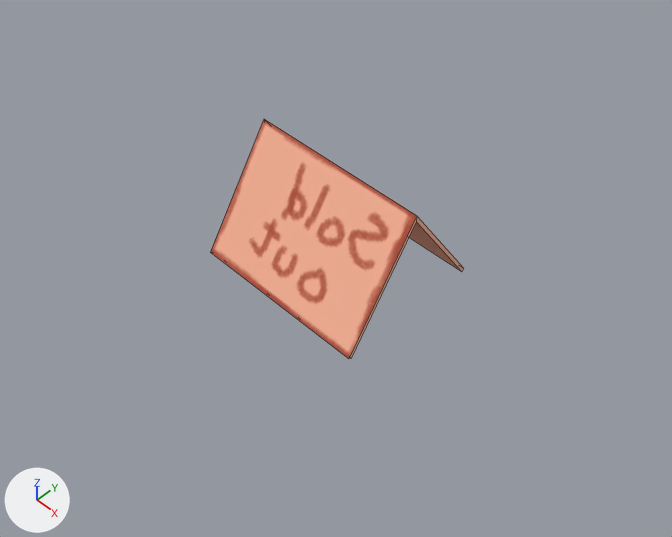
A saved change to the Blender file models/items/items.blend.
One viewpoint serves both versions: a 50 mm lens placed at (1.15, -1.15, 1.612), pointed at (0.062, -0.062, 0.06). Lighting does not change. The marker at lower left points along +X, +Y and +Z. Mesh edges are drawn as thin lines.

Before the edit, the objects in view are built like this:
```python
me_cube_007 = bpy.data.meshes.new('Cube.007')
me_cube_007.from_pydata(...)  # 8 vertices, 5 faces; spans x -0.24..0.24, y 0.0..0.2, z -0.006..0.3
me_cube_007.materials.append(mat_sold_out)  # picture img_sold_out
ob_cube_002 = bpy.data.objects.new('Cube.002', me_cube_007)
ob_cube_002.location = (0.0, 0.0, 0.0)
_m = ob_cube_002.modifiers.new('Mirror', 'MIRROR')
_m.use_axis = (False, True, False)
```
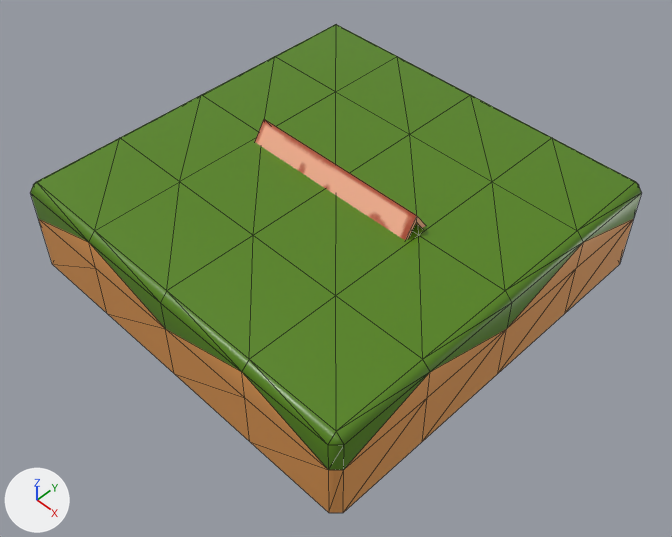
Changed parts and their boxes (x1, y1, x2, y2) in the pictures (672 x 537 px):
'shop_display', added (green)
    after: (30, 24, 642, 513)
    faces in mat_shopdisplay_top (green #558413): (30, 24, 642, 470)
    faces in mat_shopdisplay_bottom (orange #e79e54): (39, 219, 633, 513)
'Cube.002', unchanged, covered by the edit
    before: (211, 119, 464, 359)
    after: (255, 119, 426, 240)

The change, as a list of edits to the scene's bpy script:
```text
Add mat_shopdisplay_top:
    mat_shopdisplay_top = principled_material('shopdisplay_top')
    mat_shopdisplay_top.base_color = (0.0898, 0.23, 0.00668)  # green #558413
    mat_shopdisplay_top.roughness = 0.36
Add mat_shopdisplay_bottom:
    mat_shopdisplay_bottom = principled_material('shopdisplay_bottom')
    mat_shopdisplay_bottom.base_color = (0.8, 0.341, 0.0889)  # orange #e79e54
Add me_cube_008:
    me_cube_008.from_pydata(...)  # 57 vertices, 64 faces; spans x -0.5..0.5, y -0.5..0.5, z 0.0..0.25
    me_cube_008.polygons.foreach_set('use_smooth', [True] * 64)
    # faces by material slot: [32, 32]
    me_cube_008.materials.append(mat_shopdisplay_bottom)  # orange #e79e54
    me_cube_008.materials.append(mat_shopdisplay_top)  # green #558413
Add ob_shop_display:
    ob_shop_display = bpy.data.objects.new('shop_display', me_cube_008)
    ob_shop_display.location = (0.0, 0.0, 0.0)
    _m = ob_shop_display.modifiers.new('Bevel', 'BEVEL')
    _m.width = 0.02
    _m.width_pct = 0.02
    _m = ob_shop_display.modifiers.new('Triangulate', 'TRIANGULATE')
    _m = ob_shop_display.modifiers.new('WeightedNormal', 'WEIGHTED_NORMAL')
```
